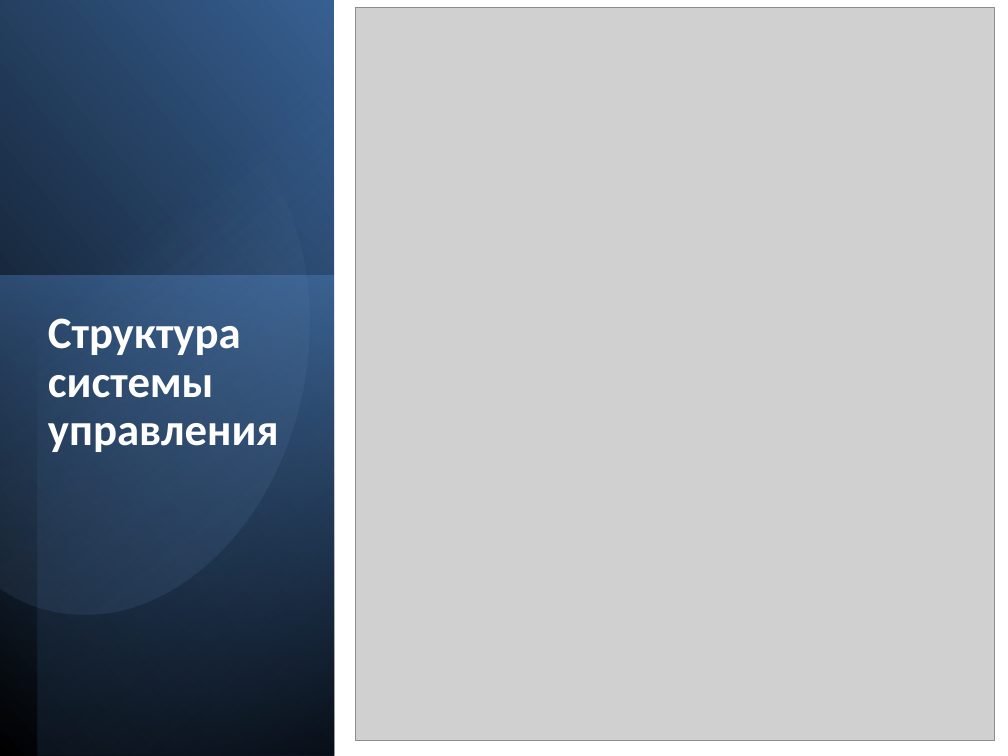
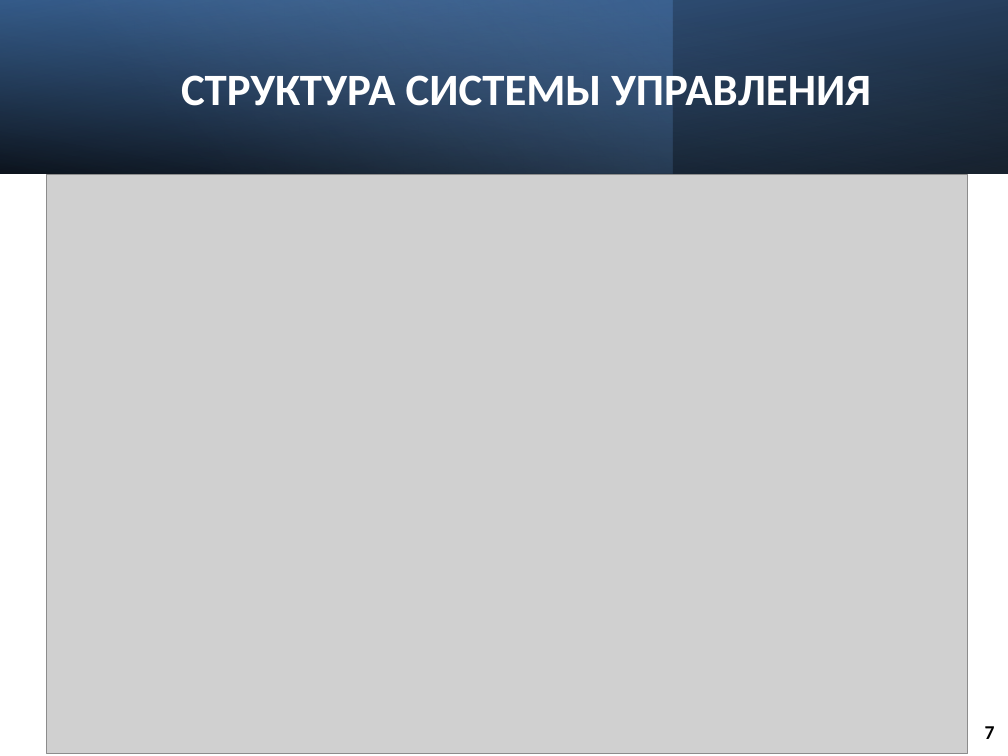
Before and after one commit to buigbvns/diplom, a slide deck: slide 7 of презентации/мобильная платформа.pptx. Drawn at 1008x756 pixels with LibreOffice and Linux fonts; fonts in the diff are those of the drawing; grey boxes stand for pictures. Boxes give left, top, right and bottom in pixels: in the first picture for what was removed or moved away, otherwise in the second. Text is boxed around its words. In the diff, an @@ line names an element or a change of style, - is before the commit and + after.

```diff
--- a/презентации/мобильная платформа.pptx
+++ b/презентации/мобильная платформа.pptx
@@ rectangle added at <box>0,0,1008,173</box>, fill gradient #000000 to #376092 @@
@@ rectangle added at <box>0,0,672,173</box>, fill gradient #4F81BD to #95B3D7 @@
@@ rectangle added at <box>0,0,1008,173</box>, fill gradient #000000 to #4F81BD @@
@@ rectangle removed at <box>1,0,334,756</box> @@
@@ rectangle removed at <box>37,0,334,756</box> @@
@@ title "СТРУКТУРА СИСТЕМЫ УПРАВЛЕНИЯ" at <box>181,75,871,106</box>: vertical alignment top to middle @@
@@ freeform shape removed at <box>0,64,356,651</box> @@
@@ title at <box>181,75,871,106</box>: text changed @@
-Структура системы управления
+СТРУКТУРА СИСТЕМЫ УПРАВЛЕНИЯ
@@ picture: place and size @@
-picture at <box>356,7,994,740</box>
+picture at <box>46,174,968,754</box>
@@ rectangle removed at <box>0,276,333,755</box> @@
@@ page number added at <box>985,726,995,739</box>, 14 pt, text #000000, bold @@
+7
```
Also in this commit, not shown: 9 other slides changed, 1 slide added, 1 slide removed, 3 other files.
